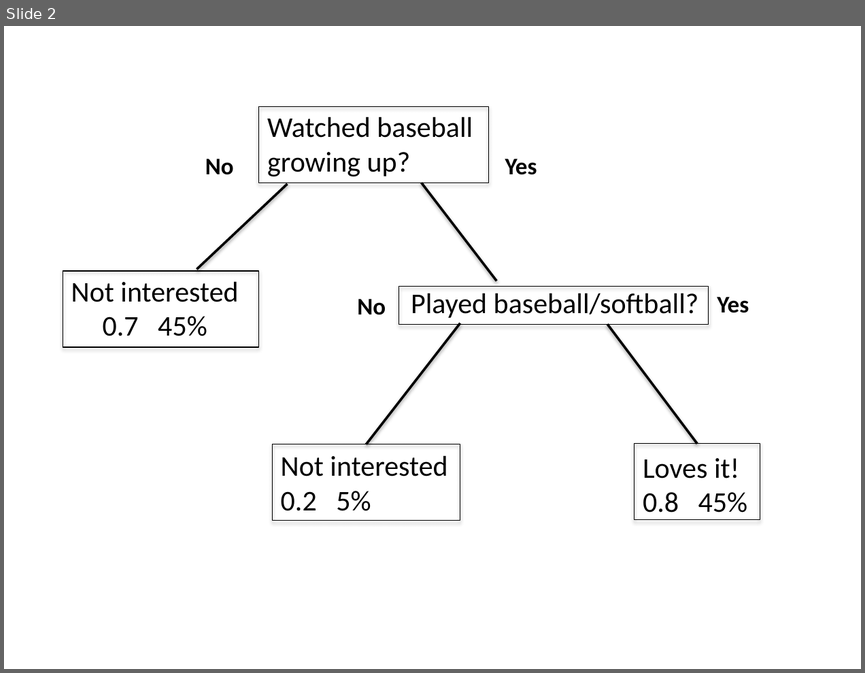
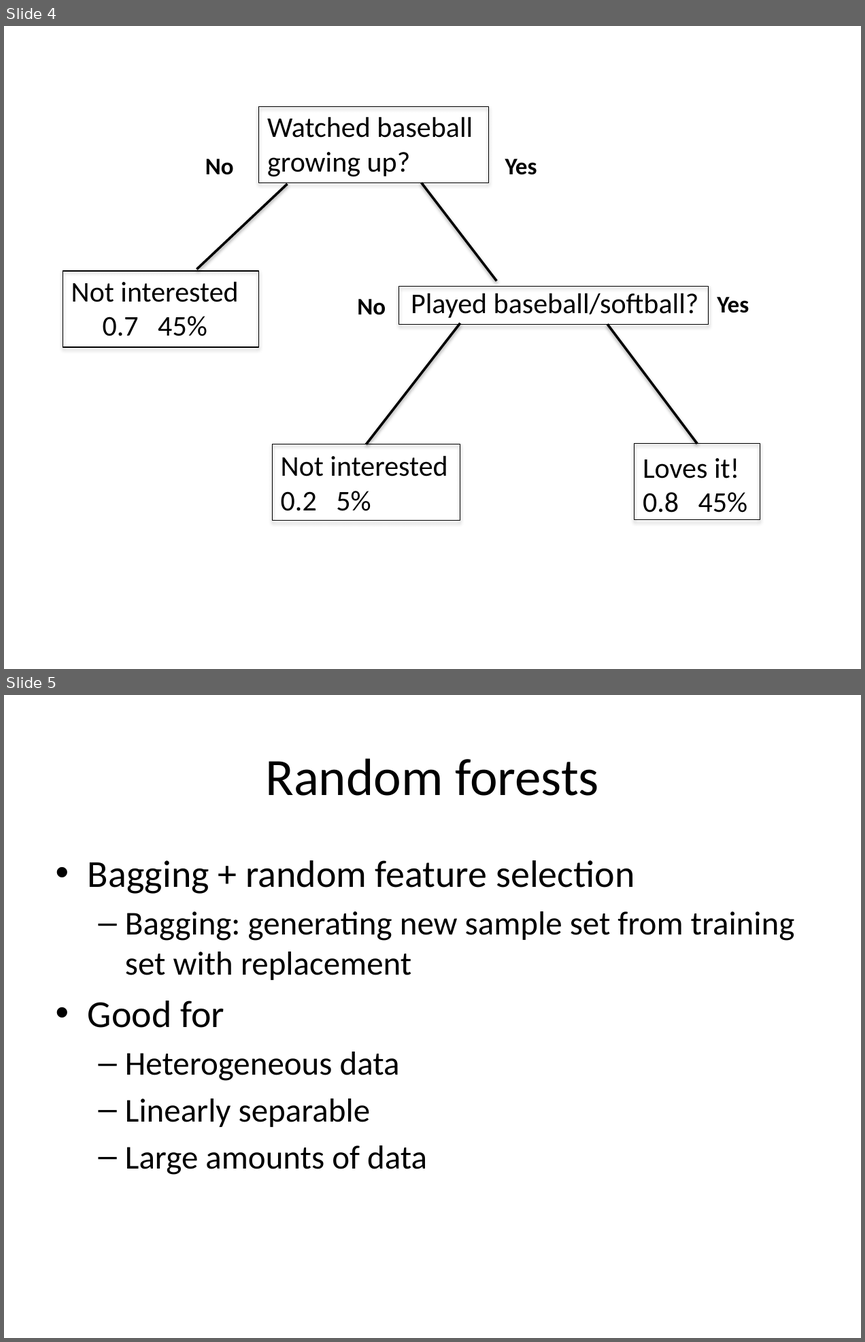
Before and after one commit to kalyanar/machine-learning-video, a slide deck: slides/6_random_forests.pptx. Shown one above the other, each under a label of ours: slide 2 before the commit, slides 4 and 5 after it. The pictures are 865x673 and 865x1342 pixels, drawn with LibreOffice and Linux fonts; fonts in the diff are those of the drawing. Boxes give left, top, right and bottom in pixels: in the first picture for what was removed or moved away, otherwise in the second. Text is boxed around its words. In the diff, an @@ line names an element or a change of style, - is before the commit and + after.

```diff
--- a/slides/6_random_forests.pptx
+++ b/slides/6_random_forests.pptx
@@ slide 5 added at <box>4,695,861,1338</box>, background #FFFFFF @@
@@ title added at <box>265,758,599,796</box>, 44 pt, text #000000 @@
+Random forests
@@ text added at <box>88,860,795,1174</box>, 28 pt, text #000000 @@
+• Bagging + random feature selection
+  – Bagging: generating new sample set from training set with replacement
+• Good for
+  – Heterogeneous data
+  – Linearly separable
+  – Large amounts of data
@@ what was slide 2 is now slide 4 @@
```
Also in this commit, not shown: 3 other slides added, 15 other files.
